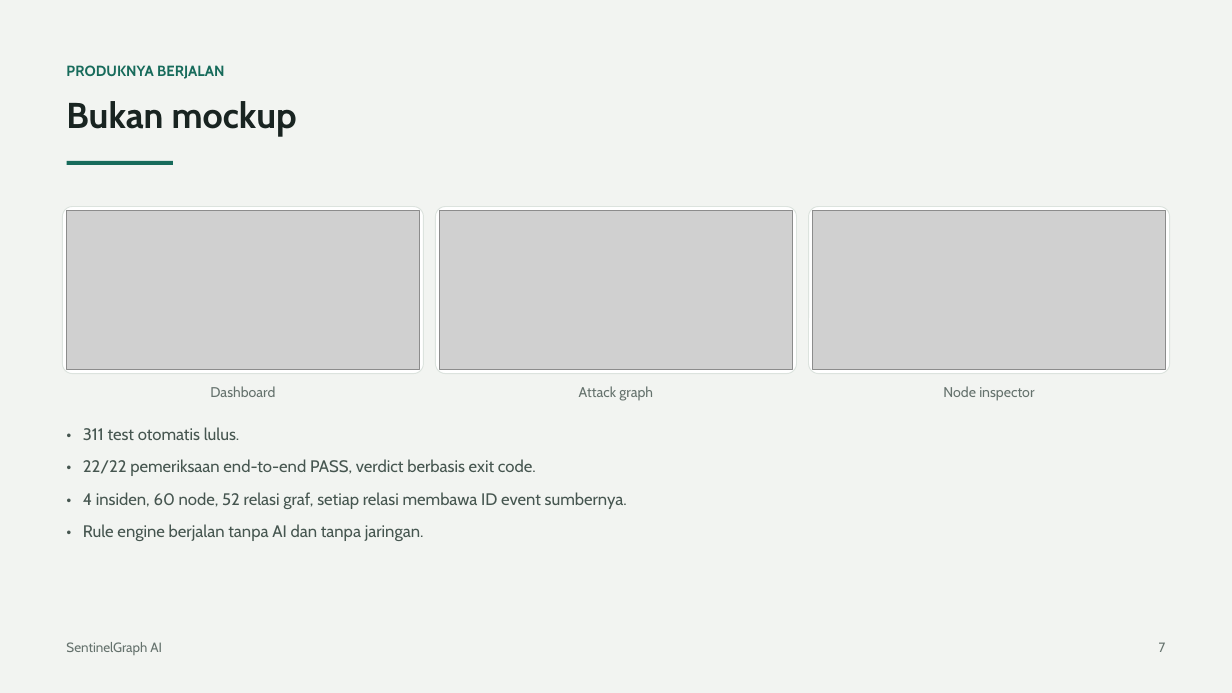
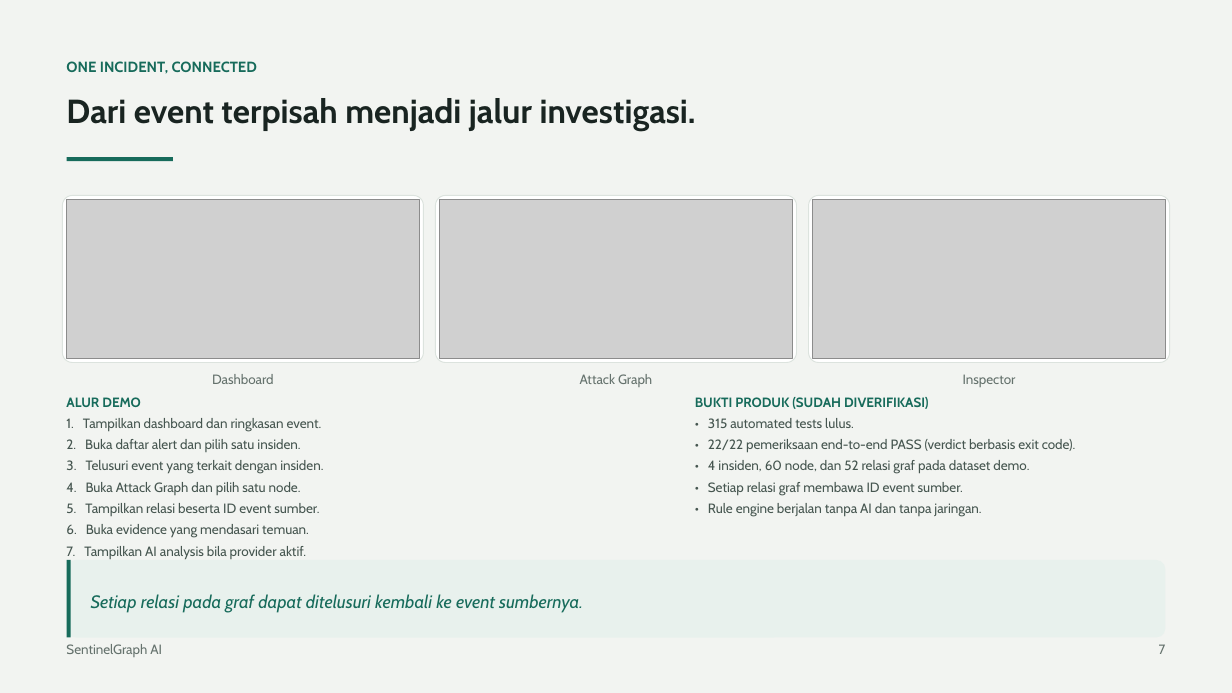
Before and after one commit to jackkd414-source/sentinel-graph-ai, a slide deck: slide 7 of docs/presentation/SentinelGraph-AI-slides.pptx. Drawn at 1232x693 pixels with LibreOffice and Linux fonts; fonts in the diff are those of the drawing; grey boxes stand for pictures. Boxes give left, top, right and bottom in pixels: in the first picture for what was removed or moved away, otherwise in the second. Text is boxed around its words. In the diff, an @@ line names an element or a change of style, - is before the commit and + after.

```diff
--- a/docs/presentation/SentinelGraph-AI-slides.pptx
+++ b/docs/presentation/SentinelGraph-AI-slides.pptx
@@ text at (x1=66, y1=61, x2=257, y2=74): text changed @@
-PRODUKNYA BERJALAN
+ONE INCIDENT, CONNECTED
@@ text at (x1=66, y1=98, x2=696, y2=131): text changed; size 28 to 26 pt @@
-Bukan mockup
+Dari event terpisah menjadi jalur investigasi.
@@ rectangle moved from (x1=67, y1=161, x2=173, y2=165) to (x1=67, y1=157, x2=173, y2=161) @@
@@ 3 pictures, 3 rounded rectangles, 1 text moved together from (x1=63, y1=206, x2=1170, y2=397) to (x1=63, y1=196, x2=1170, y2=384) @@
@@ text "Dashboard" at (x1=212, y1=374, x2=274, y2=384): size 11 to 10.5 pt @@
@@ text at (x1=580, y1=374, x2=652, y2=387): text changed; size 11 to 10.5 pt @@
-Attack graph
+Attack Graph
@@ text at (x1=963, y1=374, x2=1016, y2=387): text changed; size 11 to 10.5 pt @@
-Node inspector
+Inspector
@@ text added at (x1=66, y1=397, x2=323, y2=559), 10.5 pt, text #465650 @@
+ALUR DEMO
+1. Tampilkan dashboard dan ringkasan event.
+2. Buka daftar alert dan pilih satu insiden.
+3. Telusuri event yang terkait dengan insiden.
+4. Buka Attack Graph dan pilih satu node.
+5. Tampilkan relasi beserta ID event sumber.
+6. Buka evidence yang mendasari temuan.
+7. Tampilkan AI analysis bila provider aktif.
@@ text at (x1=695, y1=397, x2=1076, y2=495): text changed; size 13 to 10.5 pt @@
-• 311 test otomatis lulus.
-• 22/22 pemeriksaan end-to-end PASS, verdict berbasis exit code.
-• 4 insiden, 60 node, 52 relasi graf, setiap relasi membawa ID event sumbernya.
+BUKTI PRODUK (SUDAH DIVERIFIKASI)
+• 315 automated tests lulus.
+• 22/22 pemeriksaan end-to-end PASS (verdict berbasis exit code).
+• 4 insiden, 60 node, dan 52 relasi graf pada dataset demo.
+• Setiap relasi graf membawa ID event sumber.
@@ text "BUKTI PRODUK (SUDAH DIVERIFIKASI)" moved from (x1=83, y1=427, x2=627, y2=541) to (x1=695, y1=397, x2=1076, y2=517) @@
@@ text at (x1=708, y1=503, x2=981, y2=517): size 13 to 10.5 pt in "• Rule engine berjalan tanpa AI dan ..."; line spacing 1.3 to 1.16; less space between paragraphs @@
@@ rounded rectangle added at (x1=67, y1=560, x2=1165, y2=638), fill #E8F1ED @@
@@ rectangle added at (x1=67, y1=560, x2=70, y2=638), fill #176B5B @@
@@ text added at (x1=91, y1=594, x2=583, y2=613), 14 pt, text #176B5B, italic @@
+Setiap relasi pada graf dapat ditelusuri kembali ke event sumbernya.
```
Also in this commit, not shown: 5 other slides changed, 4 slides added, 4 slides removed, 2 other files.
